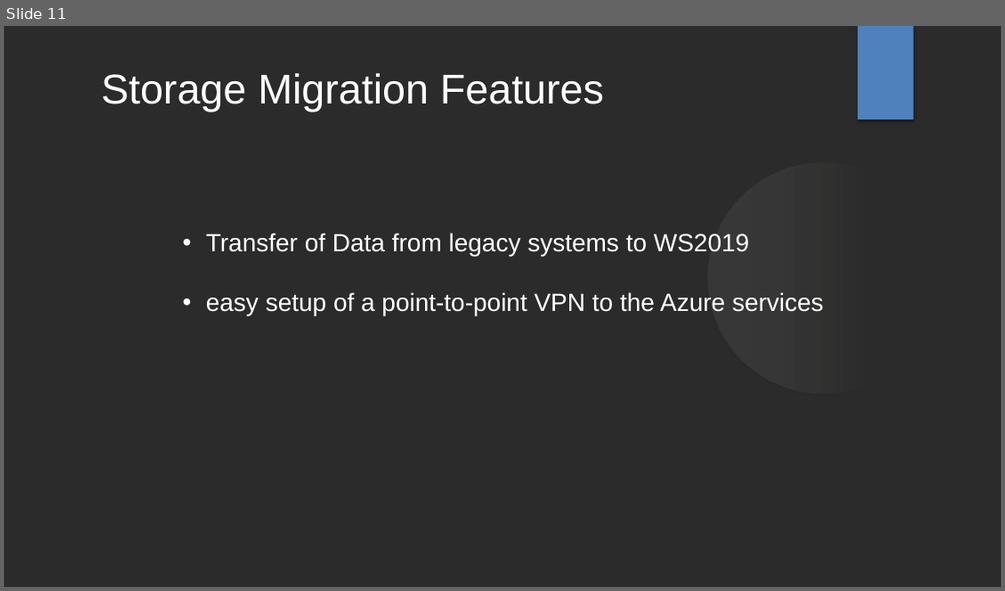
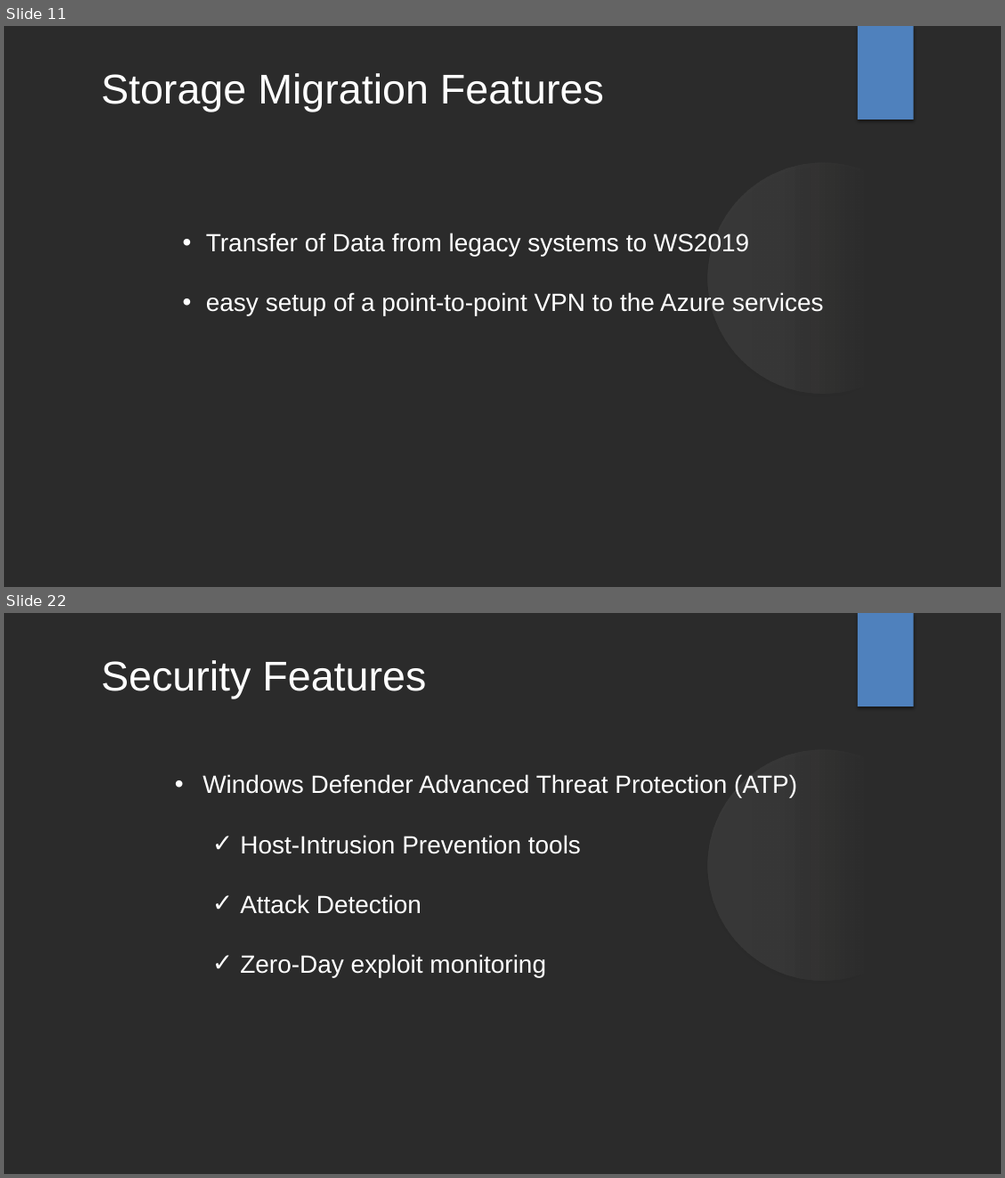
Before and after one commit to knight-coder-llc/net-403-ppt, a slide deck: Windows Server 2019.pptx. Shown one above the other, each under a label of ours: slide 11 before the commit, slides 11 and 22 after it; the slides between them are not shown. The pictures are 1005x591 and 1005x1178 pixels, drawn with LibreOffice and Linux fonts; fonts in the diff are those of the drawing; background and template pictures are left out; a plain dark background stands for a picture behind light text. Boxes give left, top, right and bottom in pixels: in the first picture for what was removed or moved away, otherwise in the second. Text is boxed around its words. In the diff, an @@ line names an element or a change of style, - is before the commit and + after.

```diff
--- a/Windows Server 2019.pptx
+++ b/Windows Server 2019.pptx
@@ slide 22 added at bbox=[4, 613, 1001, 1174], background picture (left out); not listed: 2 template elements that a slide beside it also shows @@
@@ text added at bbox=[101, 660, 426, 699], 40 pt, text #FFFFFF @@
+Security Features
@@ text added at bbox=[202, 774, 797, 977], 24 pt, text #FFFFFF @@
+• Windows Defender Advanced Threat Protection (ATP)
+  ✓ Host-Intrusion Prevention tools
+  ✓ Attack Detection
+  ✓ Zero-Day exploit monitoring
```
Also in this commit, not shown: 3 slides changed, 28 other slides added, 1 slide removed.
